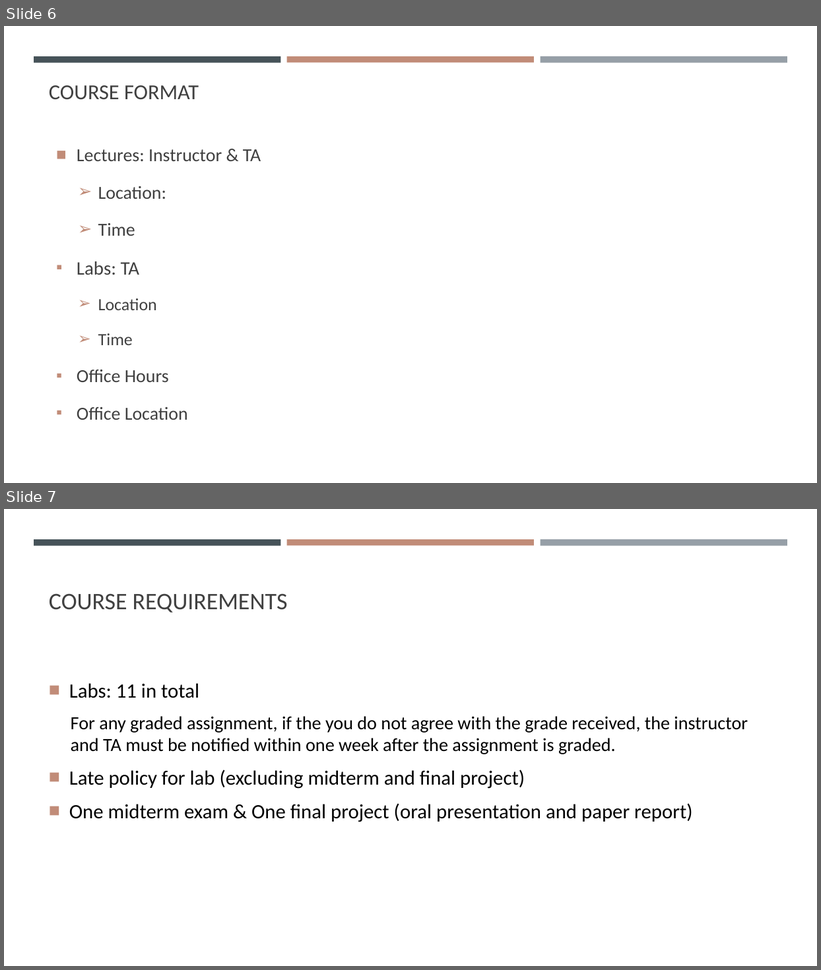
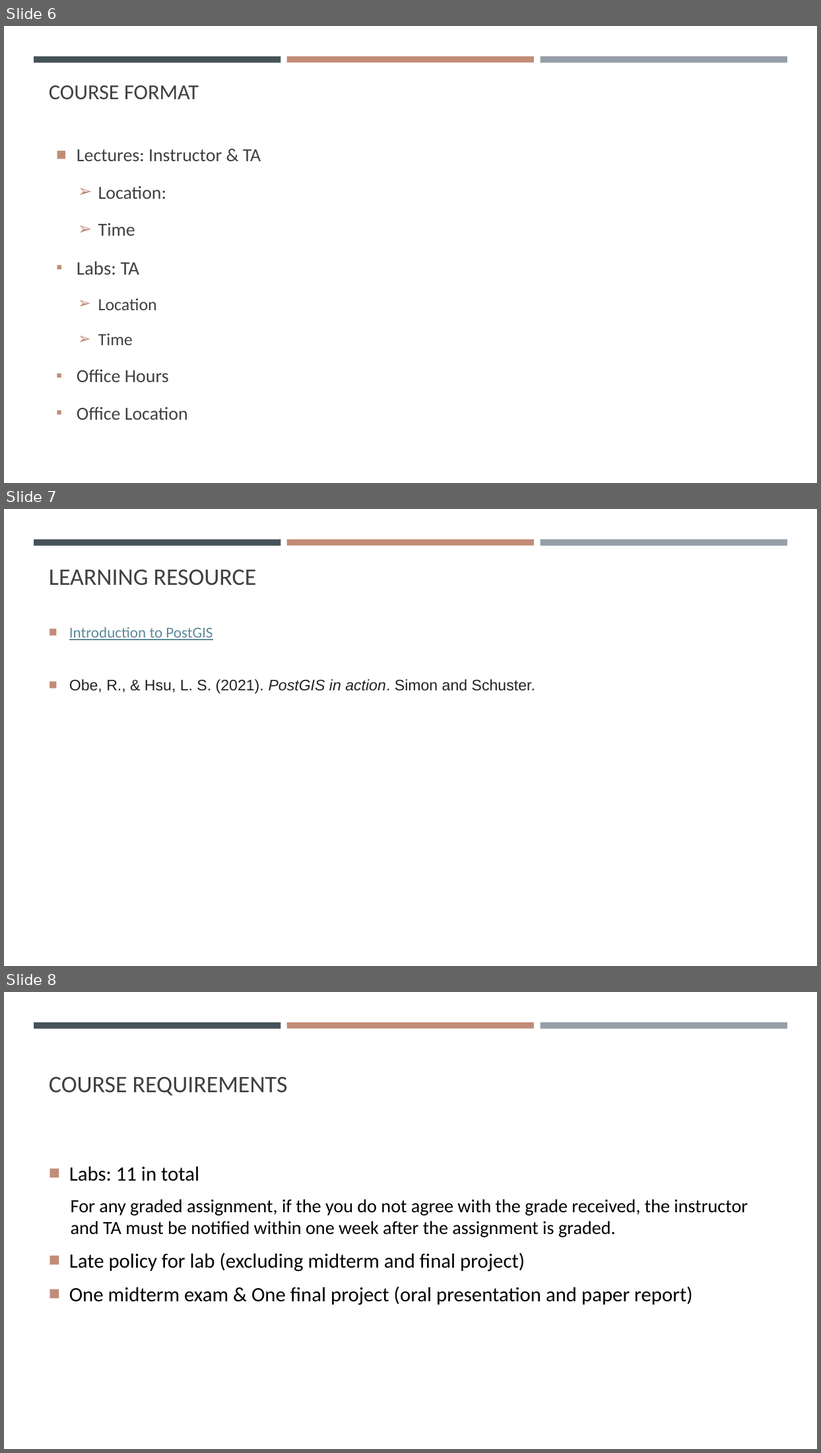
Before and after one commit to gisynw/ssj-376, a slide deck: docs/Lectures/Week01/Week01_Intro_Course.pptx. Shown one above the other, each under a label of ours: slides 6 and 7 before the commit, slides 6, 7 and 8 after it. The pictures are 821x970 and 821x1453 pixels, drawn with LibreOffice and Linux fonts; fonts in the diff are those of the drawing. Boxes give left, top, right and bottom in pixels: in the first picture for what was removed or moved away, otherwise in the second. Text is boxed around its words. In the diff, an @@ line names an element or a change of style, - is before the commit and + after.

```diff
--- a/docs/Lectures/Week01/Week01_Intro_Course.pptx
+++ b/docs/Lectures/Week01/Week01_Intro_Course.pptx
@@ slide 7 added at <box>4,509,817,966</box>, background #FFFFFF; not listed: 3 template elements that a slide beside it also shows @@
@@ title added at <box>49,569,257,586</box>, 28 pt, text #404040 @@
+LEARNING RESOURCE
@@ text added at <box>69,627,535,694</box>, 18 pt, text #222222 @@
+■ Introduction to PostGIS
+■ Obe, R., & Hsu, L. S. (2021). PostGIS in action. Simon and Schuster.
@@ what was slide 7 is now slide 8 @@
```
Also in this commit, not shown: 6 other files.
